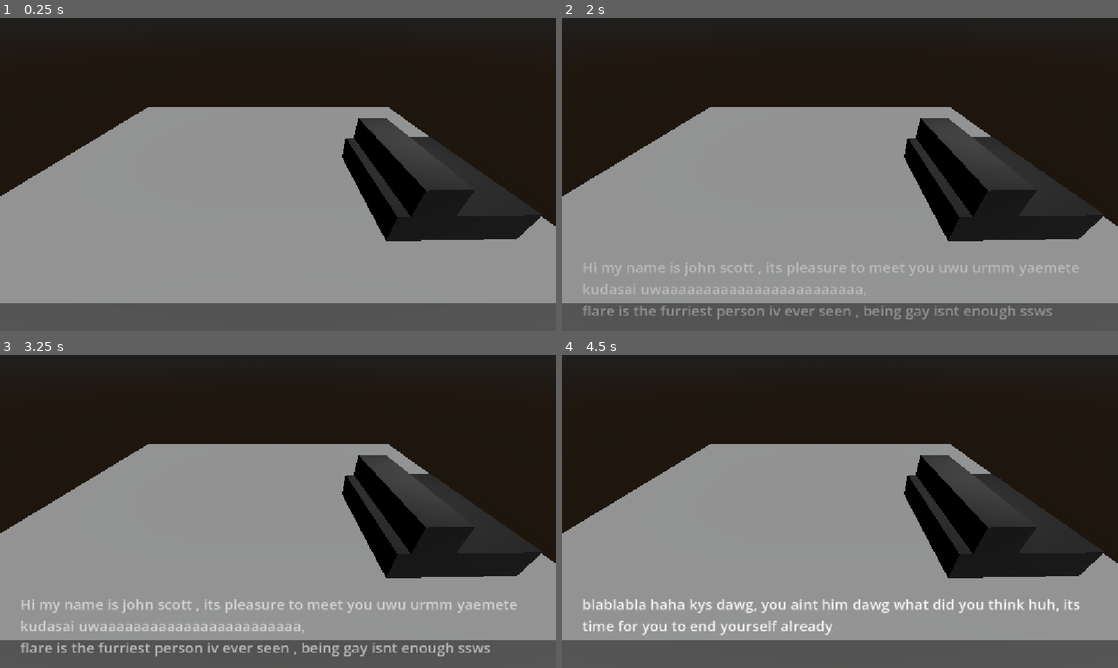
Above: before the commit, frames 1-4 (two rows, left to right).
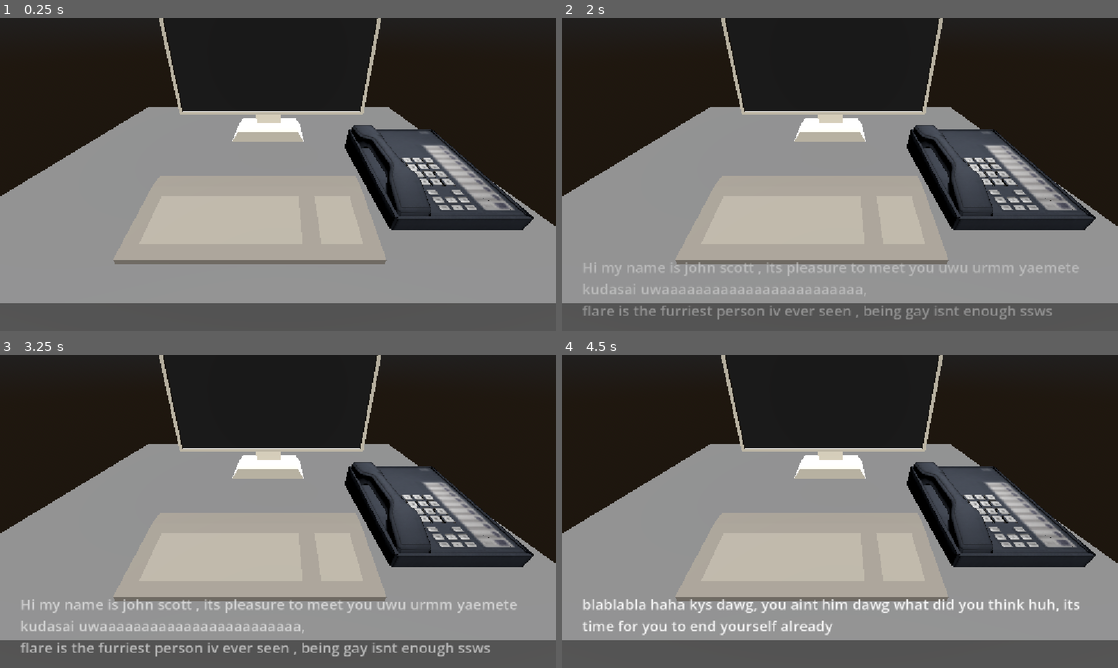
Above: after the commit, the same moments.

Repository: RyanRei/ProjectHotel
Game: Godot game, scene res://Scenes/hotelScene.tscn
Same seed, same stepped clock (60 frames per second), same inputs: the game is played once before the commit and once after it. Sound files missing from this copy of the repository are replaced by a short silence.
Inputs (mouse positions are in pixels of both pictures, inside the frame that each line leads up to):
- Up to frame 1 (0.25 s): no input
- Up to frame 2 (2 s): tap Enter (Pickup Call) at 0.5, 1.35 s; move the mouse to (962, 158) at 0.52 s; hold Enter (Pickup Call) 0.53-1.28 s; click (962, 158) at 0.67 s; tap Space at 1.25 s; move the mouse to (728, 190) at 1.27 s; click (728, 190) at 1.42 s
- Up to frame 3 (3.25 s): move the mouse to (333, 442) at 2.02 s; hold Enter (Pickup Call) 2.03-2.78 s; click (333, 442) at 2.17 s; move the mouse to (250, 574) at 2.77 s; tap Enter (Pickup Call) at 2.85 s; click (250, 574) at 2.92 s
- Up to frame 4 (4.5 s): move the mouse to (1006, 558) at 3.52 s; hold Enter (Pickup Call) 3.53-4.28 s; click (1006, 558) at 3.67 s; move the mouse to (673, 464) at 4.27 s; tap Enter (Pickup Call) at 4.35 s; click (673, 464) at 4.42 s

The runs differ from the first frame. In frame 1, 20% of the frame differs, in the area x 20-98%, y 0-79%; in frame 2, 20%; in frame 3, 20%; in frame 4, 20%.

Commit message:
Added 3d models

Diff:
--- a/Scenes/Telephone.tscn
+++ b/Scenes/Telephone.tscn
@@ -1,11 +1,13 @@
 [gd_scene format=3 uid="uid://p5ev8eu8tcfi"]
 
-[ext_resource type="Script" uid="uid://r31xqfposrtj" path="res://Scenes/telephone.gd" id="1_c1elu"]
+[ext_resource type="Script" uid="uid://r31xqfposrtj" path="res://Scripts/telephone.gd" id="1_c1elu"]
 [ext_resource type="AudioStream" uid="uid://drcslc6fruwa7" path="res://Assets/Sound/sfx/telephone ringing.mp3" id="2_4tfhl"]
 [ext_resource type="AudioStream" uid="uid://duxkps54u67wf" path="res://Assets/Sound/sfx/phone pickup.mp3" id="3_gappx"]
+[ext_resource type="PackedScene" uid="uid://b18a8ql3i8d15" path="res://Assets/3D Models/Telephone/telephone.glb" id="4_2rlcx"]
+[ext_resource type="PackedScene" uid="uid://6e1dhnjjhsd" path="res://Assets/3D Models/Book/book.glb" id="5_1tfpx"]
 
 [sub_resource type="BoxShape3D" id="BoxShape3D_u8vdq"]
-size = Vector3(1.3660889, 0.7836914, 1.6835938)
+size = Vector3(1.3660889, 0.4524536, 1.6835938)
 
 [sub_resource type="StandardMaterial3D" id="StandardMaterial3D_cm8yc"]
 albedo_color = Color(0.1843273, 0.1794443, 0.1794443, 1)
@@ -25,15 +27,17 @@
 pickupSound = ExtResource("3_gappx")
 
 [node name="CollisionShape3D" type="CollisionShape3D" parent="." unique_id=625714897]
-transform = Transform3D(1, 0, 0, 0, 1, 0, 0, 0, 1, 0.18304443, 0.19995117, 0)
+transform = Transform3D(1, 0, 0, 0, 1, 0, 0, 0, 1, 0.18304443, 0.20700419, 0)
 shape = SubResource("BoxShape3D_u8vdq")
 
 [node name="phone" type="MeshInstance3D" parent="." unique_id=1484717483]
 transform = Transform3D(-0.016114712, -0.9998652, -0.0031467548, 2.8984206e-11, -0.0031471637, 0.99999505, -0.99987006, 0.016114615, 5.071555e-05, -0.20089674, 0.28131533, 0.035918474)
+visible = false
 mesh = SubResource("BoxMesh_uyxfn")
 
 [node name="phone2" type="MeshInstance3D" parent="." unique_id=431533335]
 transform = Transform3D(-0.016114712, -0.9998652, -0.0031467548, 2.8984206e-11, -0.0031471637, 0.99999505, -0.99987006, 0.016114615, 5.071555e-05, 0.13960004, -0.03360182, 0.027789354)
+visible = false
 mesh = SubResource("BoxMesh_cm8yc")
 
 [node name="RingAudio" type="AudioStreamPlayer3D" parent="." unique_id=545542883]
@@ -44,4 +48,10 @@
 pitch_scale = 0.78
 max_distance = 343.37
 
+[node name="telephone" parent="." unique_id=318535350 instance=ExtResource("4_2rlcx")]
+transform = Transform3D(10, 0, 0, 0, 10, 0, 0, 0, 10, 0.54437745, -0.06018561, -0.19816768)
+
+[node name="book" parent="." unique_id=2051017322 instance=ExtResource("5_1tfpx")]
+transform = Transform3D(1, 0, 0, 0, 1, 0, 0, 0, 1, 1.5994871, 0, 4.317934)
+
 [connection signal="input_event" from="." to="." method="_on_input_event"]
--- a/Scenes/hotelScene.tscn
+++ b/Scenes/hotelScene.tscn
@@ -6,6 +6,7 @@
 [ext_resource type="Resource" uid="uid://cp84m54cdi8us" path="res://Assets/ItemHolders/Encounters/Shift 1/encounter_1.tres" id="4_uyxfn"]
 [ext_resource type="PackedScene" uid="uid://ba3nri8t48jc6" path="res://Scenes/subtitlesText.tscn" id="4_wnmts"]
 [ext_resource type="PackedScene" uid="uid://p5ev8eu8tcfi" path="res://Scenes/Telephone.tscn" id="6_cm8yc"]
+[ext_resource type="PackedScene" uid="uid://eywvpoklnusj" path="res://Assets/3D Models/computah.glb" id="7_i2uxr"]
 
 [sub_resource type="Resource" id="Resource_tsy7g"]
 script = ExtResource("2_2hvnh")
@@ -65,3 +66,6 @@
 light_energy = 16.0
 spot_range = 3.8424966
 spot_angle = 21.033018
+
+[node name="computah" parent="." unique_id=1114786589 instance=ExtResource("7_i2uxr")]
+transform = Transform3D(10, 0, 0, 0, 10, 0, 0, 0, 10, -0.6714854, 0.1842078, -0.21041298)
Binary file added: Assets/3D Models/Book/book.glb
Not shown, added: Assets/3D Models/Book/book.glb.import
Binary file added: Assets/3D Models/Book/book_Image_0.jpg
Not shown, added: Assets/3D Models/Book/book_Image_0.jpg.import
Binary file added: Assets/3D Models/Book/book_Image_1.png
Not shown, added: Assets/3D Models/Book/book_Image_1.png.import
Binary file added: Assets/3D Models/Book/book_Image_2.png
Not shown, added: Assets/3D Models/Book/book_Image_2.png.import
Binary file added: Assets/3D Models/Book/book_Image_3.png
Not shown, added: Assets/3D Models/Book/book_Image_3.png.import
Binary file added: Assets/3D Models/Book/book_Image_4.png
Not shown, added: Assets/3D Models/Book/book_Image_4.png.import
(and 21 more such lines)
